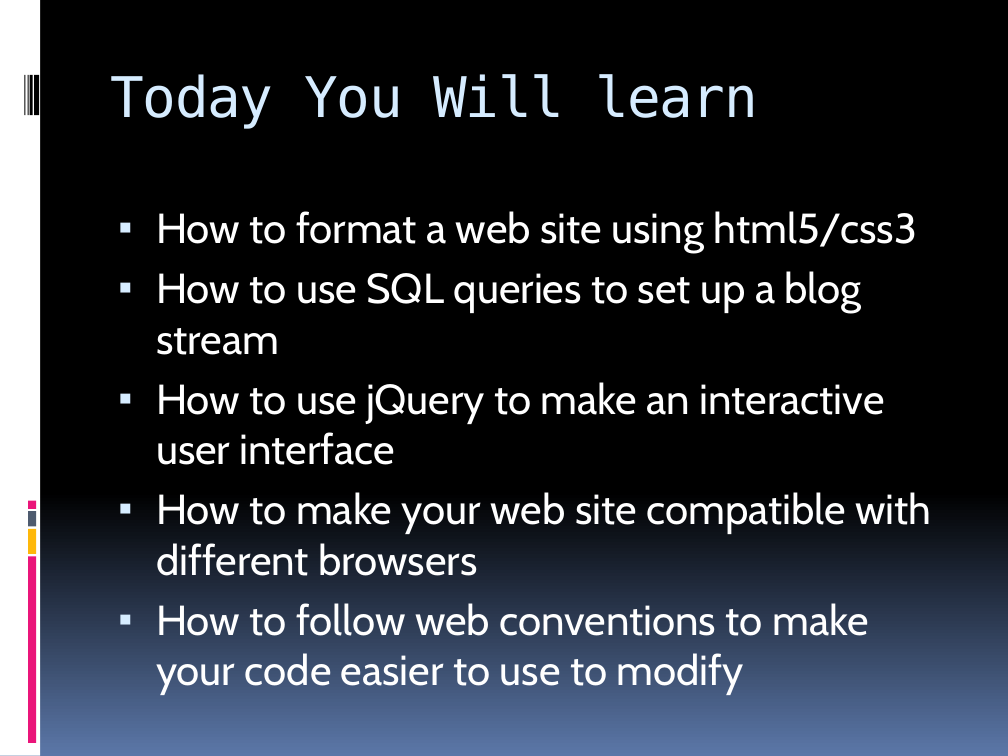
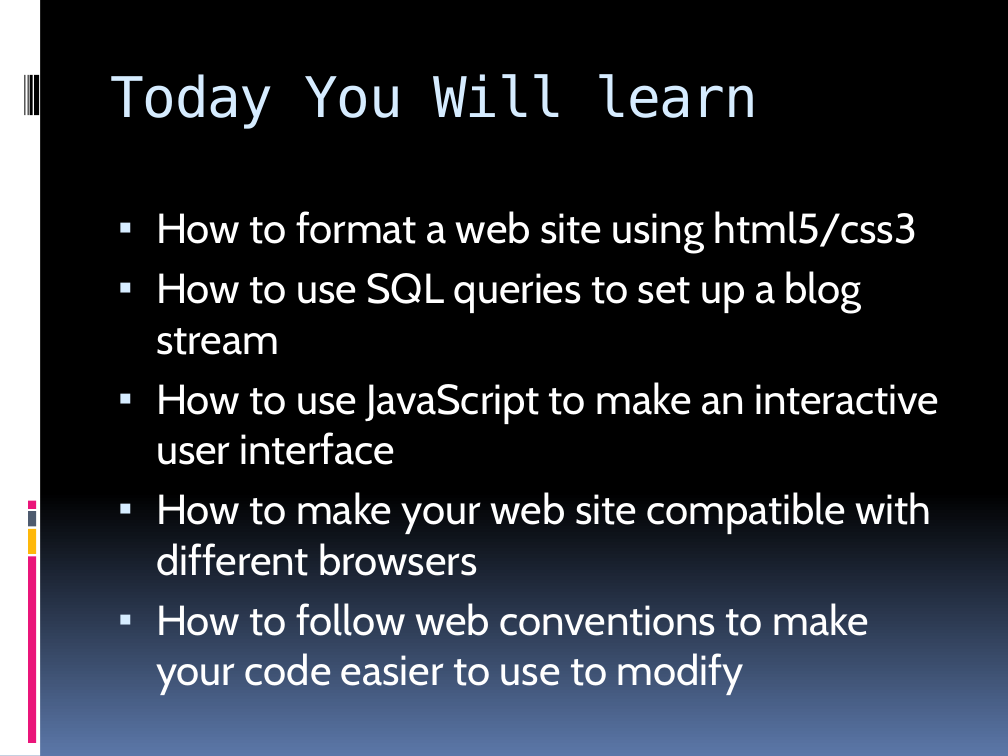
Before and after one commit to icssc-projects/WebDevWorkshop, a slide deck: slide 2 of Web Dev Workshop.pptx. Drawn at 1008x756 pixels with LibreOffice and Linux fonts; fonts in the diff are those of the drawing. Boxes give left, top, right and bottom in pixels: in the first picture for what was removed or moved away, otherwise in the second. Text is boxed around its words. In the diff, an @@ line names an element or a change of style, - is before the commit and + after.

```diff
--- a/Web Dev Workshop.pptx
+++ b/Web Dev Workshop.pptx
@@ text at (156, 382, 939, 465): text changed @@
-▪ How to use jQuery to make an interactive user interface
+▪ How to use JavaScript to make an interactive user interface
```
Also in this commit, not shown: 3 other slides changed, 1 slide added.
